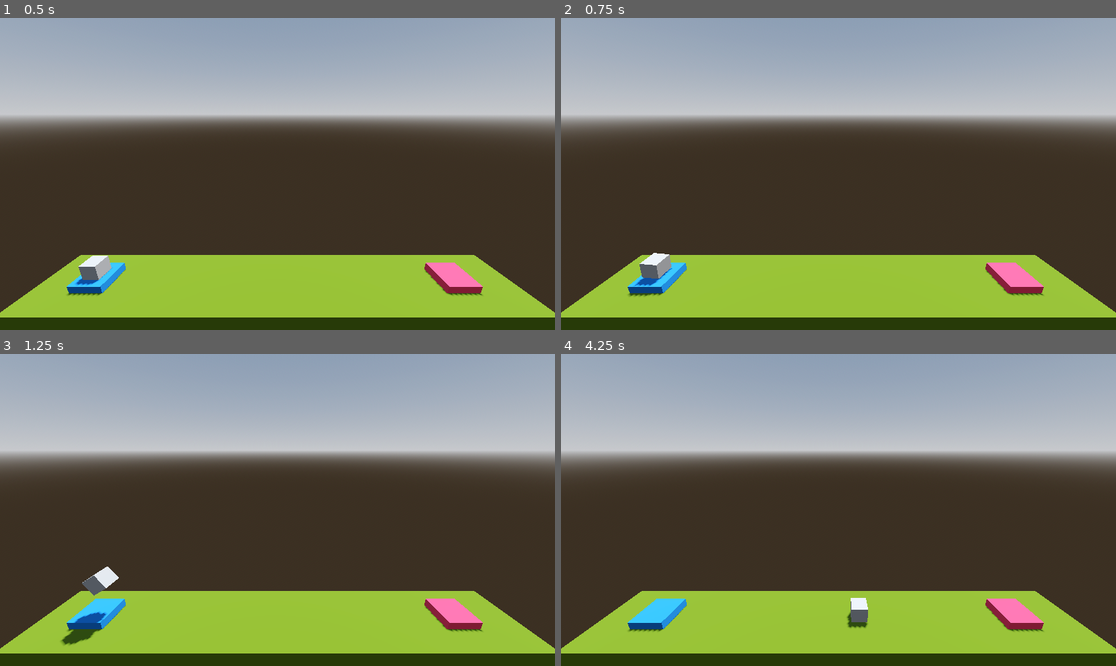
Above: before the commit, frames 1-4 (two rows, left to right).
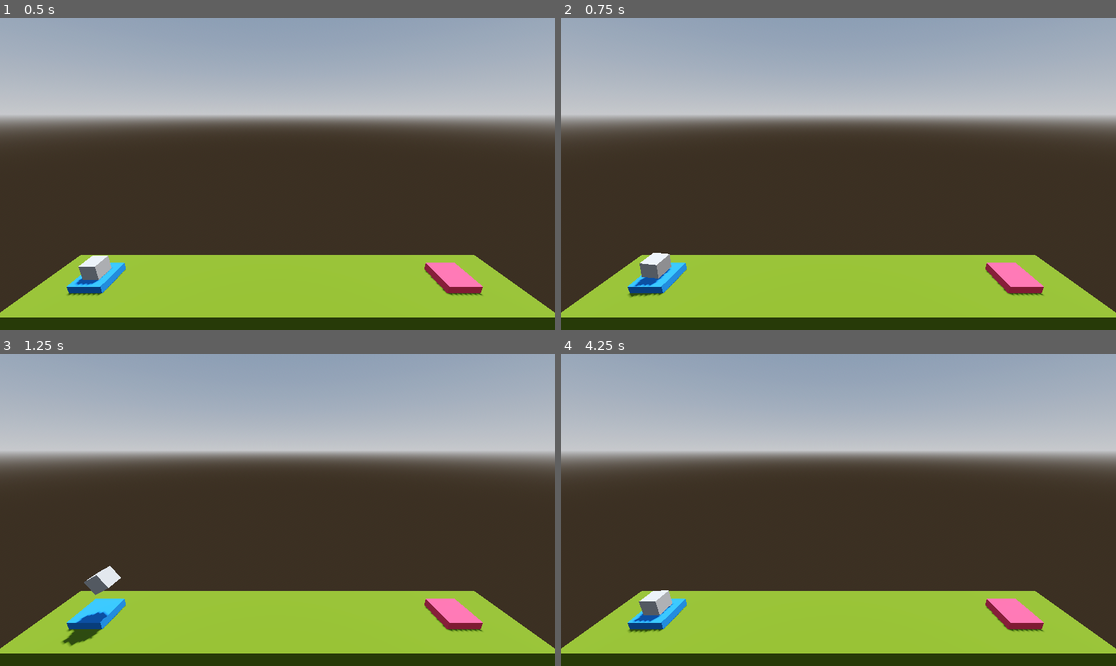
Above: after the commit, the same moments.

Repository: Nordtwig/flatulentius-unleashed
Game: Godot game, scene res://level/level.tscn
The game is run twice, just before and just after one commit, with the same random seed, the same clock (stepped at 60 frames per second) and the same inputs.
Inputs:
- Up to frame 1 (0.5 s): no input
- Up to frame 2 (0.75 s): tap Enter at 0.5 s; hold D (rotate_right) from 0.53 s (still down); hold Space (boost) from 0.53 s (still down)
- Up to frame 3 (1.25 s): keep holding D (rotate_right); keep holding Space (boost)
- Up to frame 4 (4.25 s): release D (rotate_right) at 1.28 s; release Space (boost) at 1.28 s; hold A (rotate_left) 1.28-2.03 s; tap Space (boost) at 1.35, 2.85 s; hold Space (boost) 2.03-2.78 s; hold D (rotate_right) 2.03-3.53 s; hold A (rotate_left) from 3.53 s (still down); hold Space (boost) from 3.53 s (still down); tap R (restart) at 4.15 s

Frame 1 is identical in both runs. In frame 2, less than 0.1% of the frame differs, in the area x 12-21%, y 75-90%; in frame 3, 0.2%; in frame 4, 0.8%, in the area x 12-56%, y 75-90%.

Commit message:
Add dying and winning loop, and debug keys

Diff:
--- /dev/null
+++ b/level/level.gd
@@ -0,0 +1,8 @@
+extends Node3D
+
+func _process(delta: float) -> void:
+	if Input.is_action_just_pressed("restart"):
+		get_tree().reload_current_scene()
+
+	if Input.is_action_just_pressed("exit"):
+		get_tree().quit()
--- a/level/level.tscn
+++ b/level/level.tscn
@@ -1,5 +1,6 @@
-[gd_scene load_steps=8 format=3 uid="uid://ckaai7rnrgvki"]
+[gd_scene load_steps=9 format=3 uid="uid://ckaai7rnrgvki"]
 
+[ext_resource type="Script" path="res://level/level.gd" id="1_0y7a8"]
 [ext_resource type="PackedScene" uid="uid://btlnbhl4f7sou" path="res://player/player.tscn" id="1_jxxc1"]
 
 [sub_resource type="ProceduralSkyMaterial" id="ProceduralSkyMaterial_4damc"]
@@ -25,6 +26,7 @@
 albedo_color = Color(0.835294, 0.215686, 0.333333, 1)
 
 [node name="Level" type="Node3D"]
+script = ExtResource("1_0y7a8")
 
 [node name="WorldEnvironment" type="WorldEnvironment" parent="."]
 environment = SubResource("Environment_wu1dt")
--- a/player/player.gd
+++ b/player/player.gd
@@ -6,7 +6,7 @@
 ## How much torque to apply when rotating.
 @export_range(5.0, 200.0) var torque : float = 80.0
 
-func _process(delta: float) -> void:
+func _physics_process(delta: float) -> void:
 	if Input.is_action_pressed("boost"):
 			apply_central_force(basis.y * delta * thrust)
 
@@ -16,8 +16,19 @@
 	if Input.is_action_pressed("rotate_right"):
 		apply_torque(Vector3(0.0, 0.0, -torque * delta))
 
+func crash_sequence() -> void:
+	print("Kaboom!")
+	await get_tree().create_timer(1.5).timeout
+	get_tree().reload_current_scene()
+
+func complete_level() -> void:
+	print("You win!")
+	await get_tree().create_timer(1.5).timeout
+	get_tree().quit()
+
+# SIGNAL LISTENERS
 func _on_body_entered(body:Node) -> void:
 	if "goal" in body.get_groups():
-		print(body.name)
+		complete_level()
 	elif "hazard" in body.get_groups():
-		print("You crashed and burned!")
+		crash_sequence()
